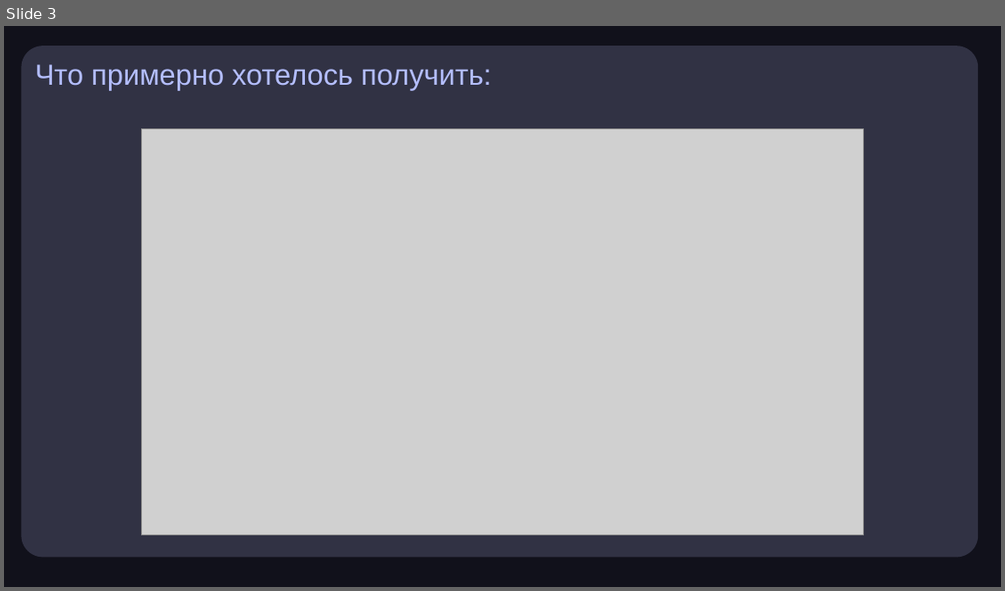
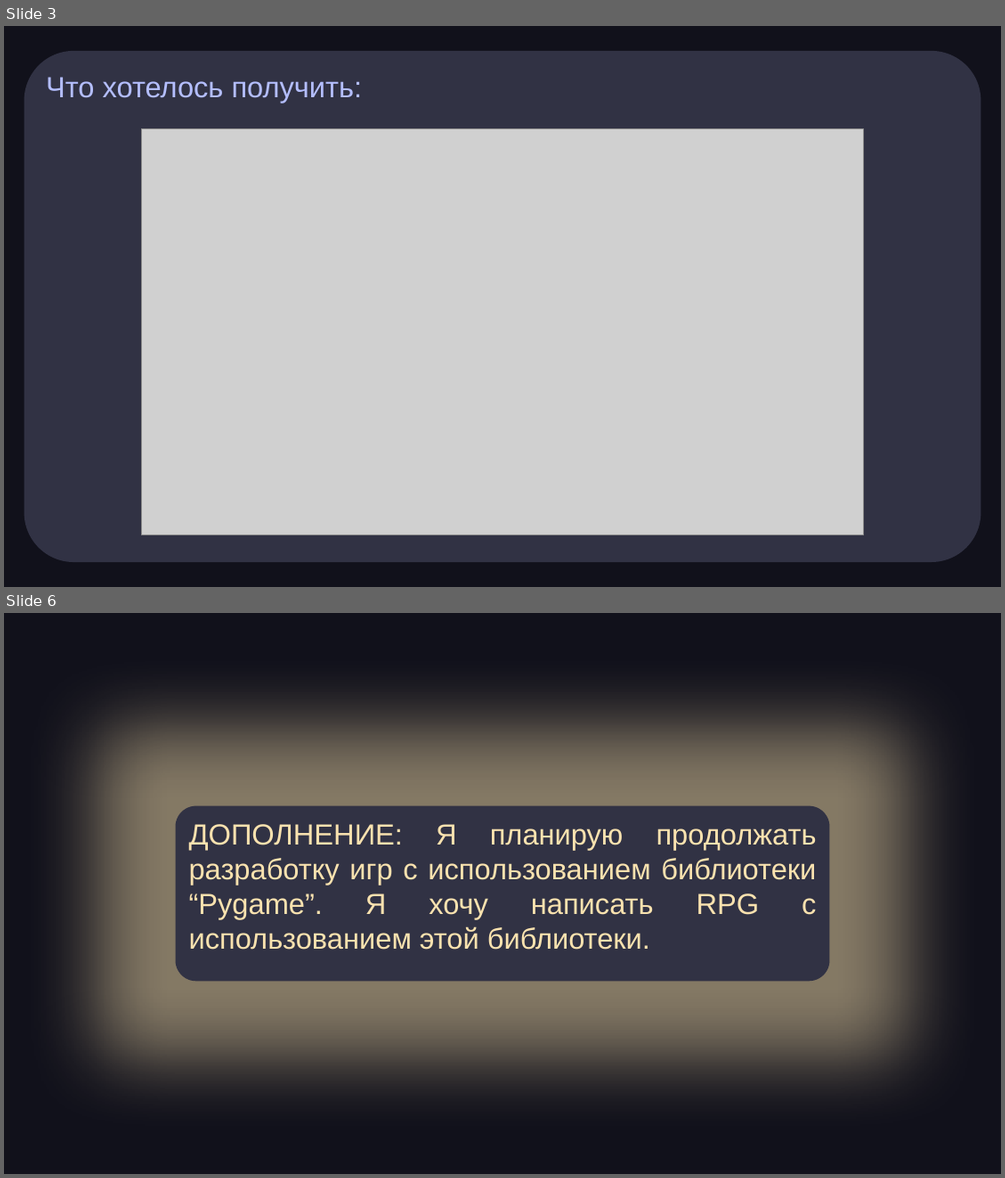
Before and after one commit to zkp3/B_and_CG, a slide deck: Preza.pptx. Shown one above the other, each under a label of ours: slide 3 before the commit, slides 3 and 6 after it; the slides between them are not shown. The pictures are 1005x591 and 1005x1178 pixels, drawn with LibreOffice and Linux fonts; fonts in the diff are those of the drawing; grey boxes stand for pictures. Boxes give left, top, right and bottom in pixels: in the first picture for what was removed or moved away, otherwise in the second. Text is boxed around its words. In the diff, an @@ line names an element or a change of style, - is before the commit and + after.

```diff
--- a/Preza.pptx
+++ b/Preza.pptx
@@ slide 6 added at [4, 613, 1001, 1174], background #11111B @@
@@ rounded rectangle added at [175, 806, 830, 981], fill #313244, 28 pt, text #F9E2AF @@
+ДОПОЛНЕНИЕ: Я планирую продолжать разработку игр с использованием библиотеки “Pygame”. Я хочу написать RPG с использованием этой библиотеки.
@@ slide 3 changed as well @@
@@ rounded rectangle "Что хотелось получить:": place and size @@
-rounded rectangle "Что хотелось получить:" at [21, 46, 979, 557]
+rounded rectangle "Что хотелось получить:" at [24, 51, 981, 562]
@@ rounded rectangle "Что хотелось получить:" at [24, 51, 981, 562]: proportions changed @@
@@ text in rounded rectangle at [46, 77, 363, 103]: text changed @@
-Что примерно хотелось получить:
+Что хотелось получить:
```
Also in this commit, not shown: 2 other slides changed, 3 other slides added, 4 other files.
